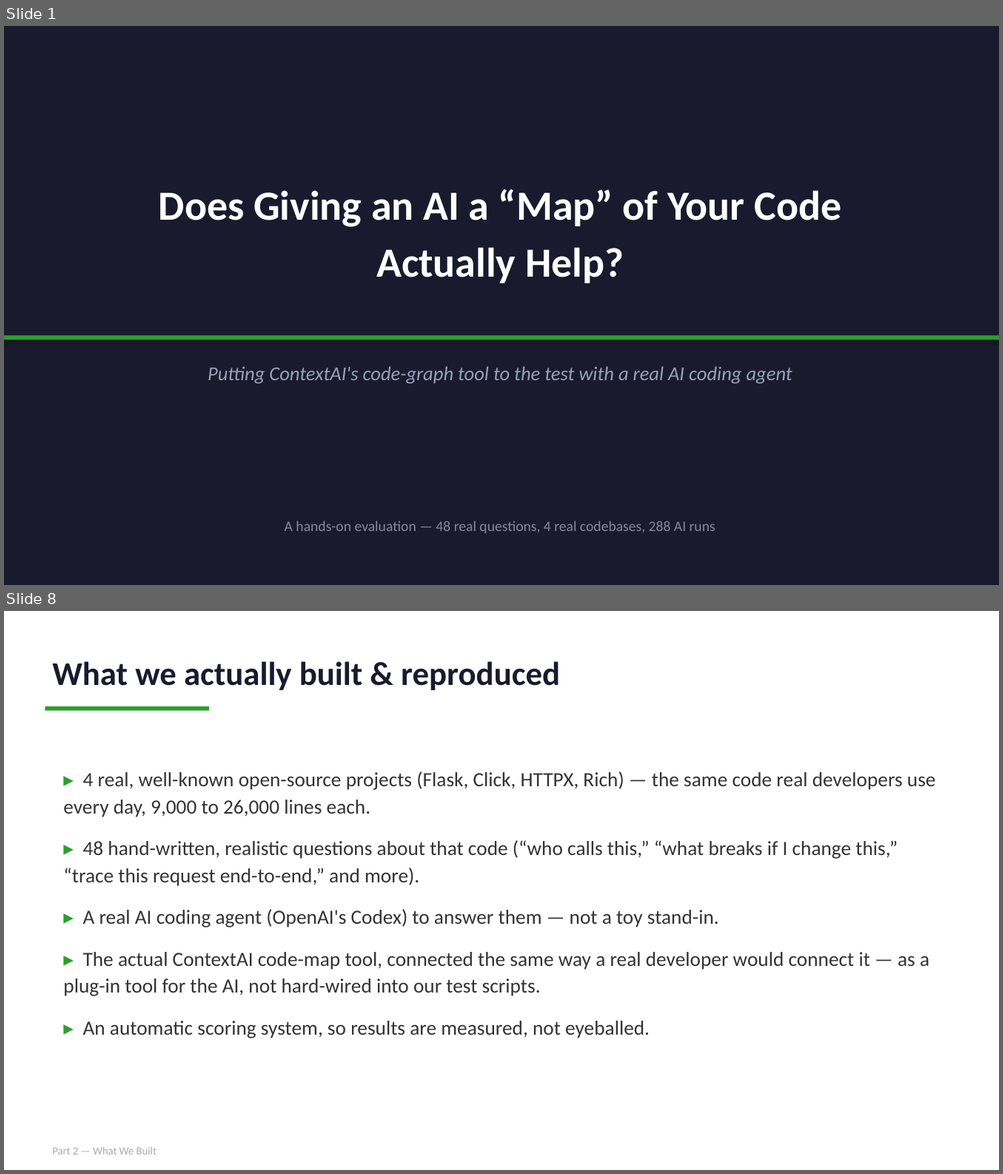
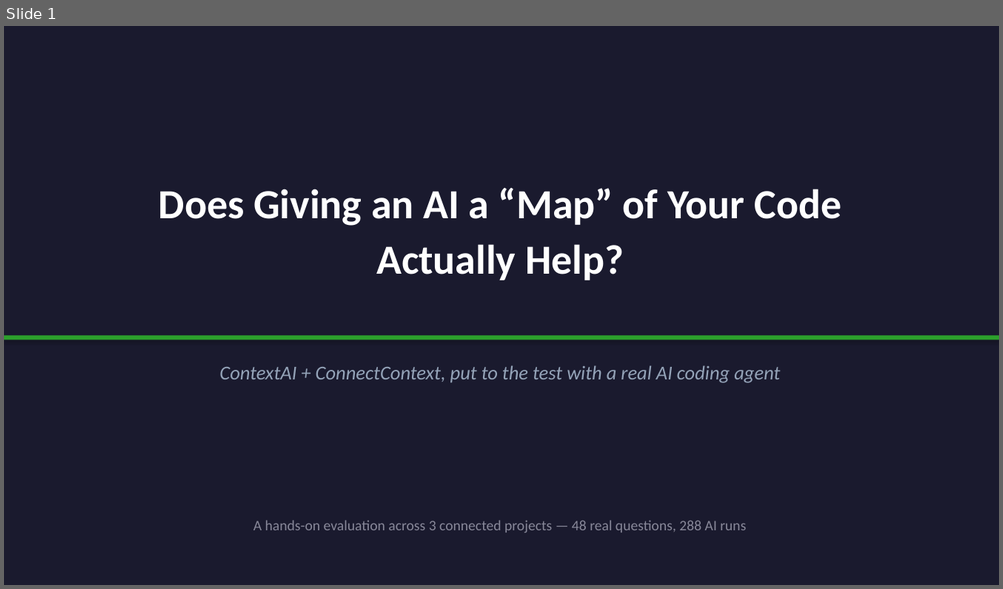
Before and after one commit to shobhit0521/Test_context, a slide deck: presentation/ContextAI_Evaluation.pptx. Shown one above the other, each under a label of ours: slides 1 and 8 before the commit, slide 1 after it; the slides between them are not shown. The pictures are 1003x1174 and 1003x589 pixels, drawn with LibreOffice and Linux fonts; fonts in the diff are those of the drawing. Boxes give left, top, right and bottom in pixels: in the first picture for what was removed or moved away, otherwise in the second. Text is boxed around its words. In the diff, an @@ line names an element or a change of style, - is before the commit and + after.

```diff
--- a/presentation/ContextAI_Evaluation.pptx
+++ b/presentation/ContextAI_Evaluation.pptx
@@ slide 8 removed at (4,611,999,1170), background #FFFFFF @@
@@ text removed at (52,661,560,690) @@
-What we actually built & reproduced
@@ rectangle removed at (45,706,209,711) @@
@@ text removed at (63,772,936,1039) @@
-▸ 4 real, well-known open-source projects (Flask, Click, HTTPX, Rich) — the same code real developers use every day, 9,000 to 26,000 lines each.
-▸ 48 hand-written, realistic questions about that code (“who calls this,” “what breaks if I change this,” “trace this request end-to-end,” and more).
-▸ A real AI coding agent (OpenAI's Codex) to answer them — not a toy stand-in.
-▸ The actual ContextAI code-map tool, connected the same way a real developer would connect it — as a plug-in tool for the AI, not hard-wired into our test scripts.
-▸ An automatic scoring system, so results are measured, not eyeballed.
@@ text removed at (52,1147,156,1155) @@
-Part 2 — What We Built
@@ slide 1 changed as well @@
@@ text "Does Giving an AI a ..." at (159,188,841,281): line spacing 1.15 to 1.12 @@
@@ text at (219,366,780,383): text changed @@
-Putting ContextAI's code-graph tool to the test with a real AI coding agent
+ContextAI + ConnectContext, put to the test with a real AI coding agent
@@ text at (253,520,745,533): text changed @@
-A hands-on evaluation — 48 real questions, 4 real codebases, 288 AI runs
+A hands-on evaluation across 3 connected projects — 48 real questions, 288 AI runs
```
Also in this commit, not shown: 5 other slides changed, 7 slides added, 19 other slides removed, 7 other files.
